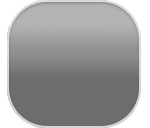
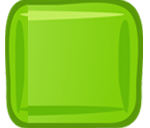
Layers edited between the first and the second (150, 128) image:
added layer "Ebene 2" above "Ebene 1" over bbox(5, 0, 143, 128)
